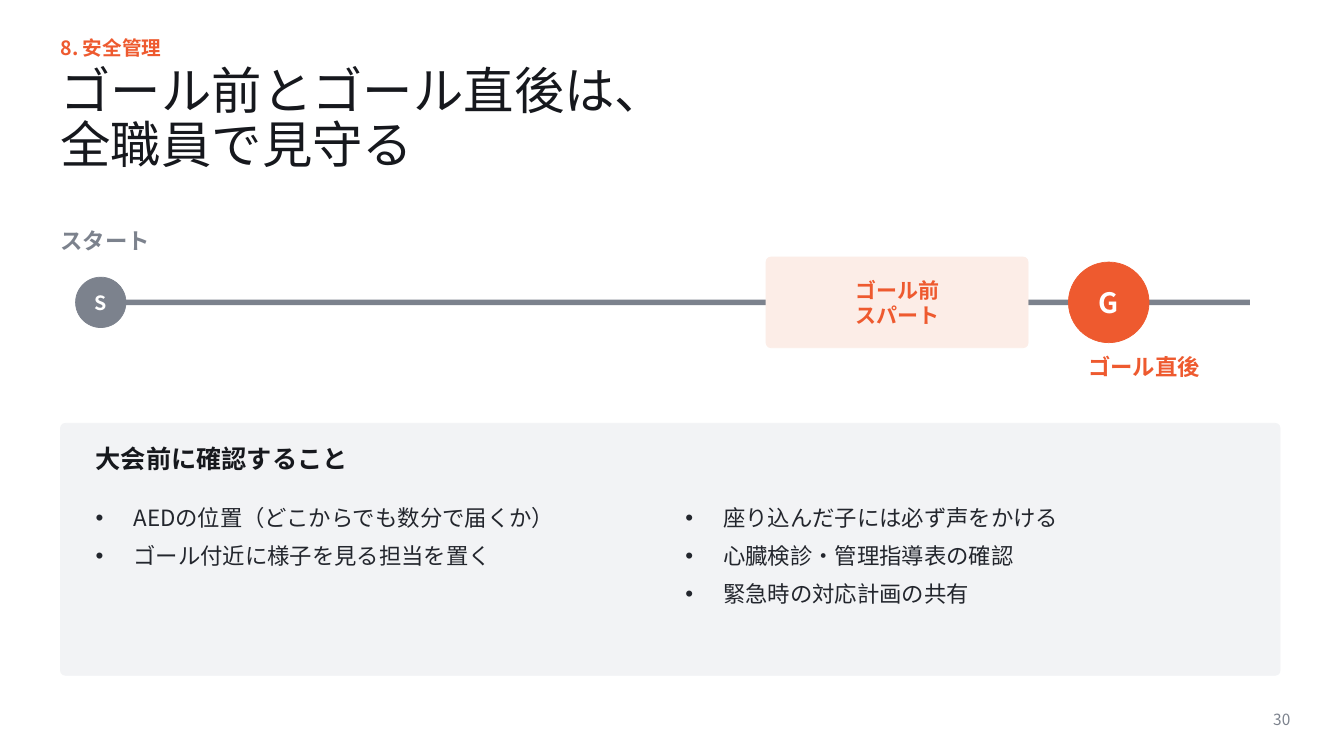
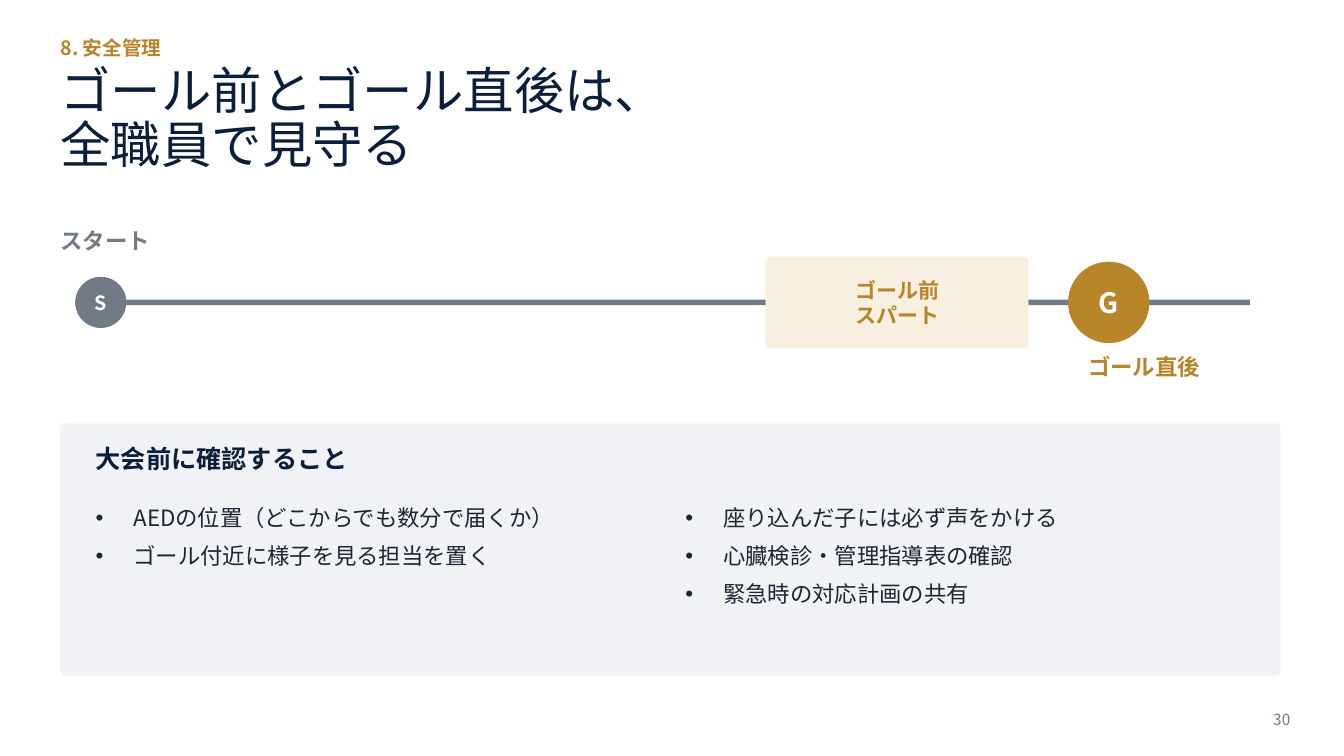
Before and after one commit to yokotaka21-cmyk/slide-longrun, a slide deck: slide 30 of マラソン大会に向けて_講義スライド.pptx. Drawn at 1344x756 pixels with LibreOffice and Linux fonts; fonts in the diff are those of the drawing. Boxes give left, top, right and bottom in pixels: in the first picture for what was removed or moved away, otherwise in the second. Text is boxed around its words. In the diff, an @@ line names an element or a change of style, - is before the commit and + after.

```diff
--- a/マラソン大会に向けて_講義スライド.pptx
+++ b/マラソン大会に向けて_講義スライド.pptx
@@ title "ゴール前とゴール直後は、" at [60, 66, 665, 167]: text colour #16181D to #0B1F3A @@
@@ rounded rectangle at [766, 257, 1028, 348]: fill #FCEDE7 to #F7EFDF; outline #FCEDE7 0.5 pt to #F7EFDF 0.5 pt @@
@@ ellipse at [1069, 262, 1149, 343]: fill #EE5A2F to #B7862B; outline #EE5A2F 0.5 pt to #B7862B 0.5 pt @@
@@ line (91, 302) - (1250, 302): stroke #7C828D 4 pt to #727A86 4 pt @@
@@ text colour #EE5A2F to #B7862B in 3 elements at [60, 38, 161, 57], [855, 280, 939, 324], [1088, 355, 1200, 377] @@
@@ rounded rectangle at [60, 423, 1280, 676]: fill #F2F3F5 to #F0F2F5; outline #F2F3F5 0.5 pt to #F0F2F5 0.5 pt @@
@@ text "大会前に確認すること" at [96, 446, 348, 471]: text colour #16181D to #0B1F3A @@
```
Also in this commit, not shown: 31 other slides changed, 5 other files.
